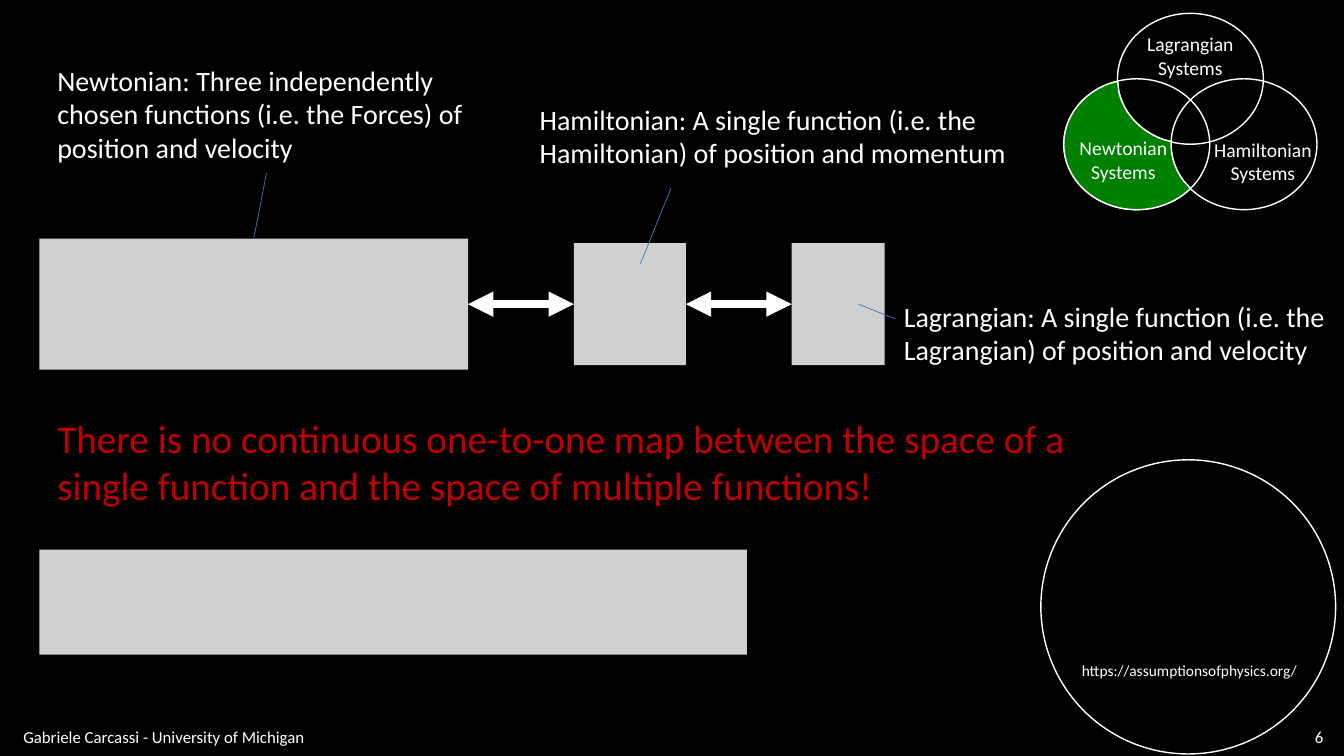
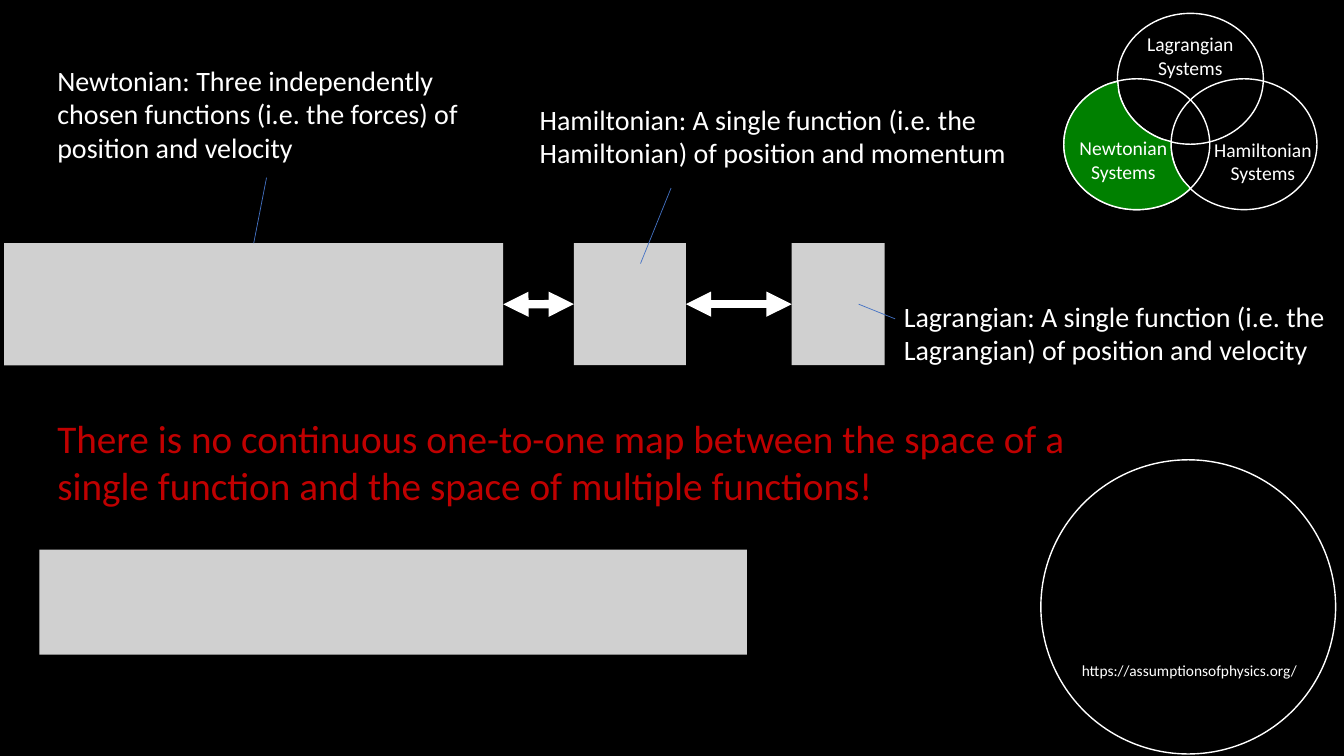
Before and after one commit to assumptionsofphysics/slides, a slide deck: slide 6 of BookCompanions-v2/RP-Class-1.pptx. Drawn at 1344x756 pixels with LibreOffice and Linux fonts; fonts in the diff are those of the drawing; grey boxes stand for pictures; background and template pictures are left out. Boxes give left, top, right and bottom in pixels: in the first picture for what was removed or moved away, otherwise in the second. Text is boxed around its words. In the diff, an @@ line names an element or a change of style, - is before the commit and + after.

```diff
--- a/BookCompanions-v2/RP-Class-1.pptx
+++ b/BookCompanions-v2/RP-Class-1.pptx
@@ text at bbox=[57, 71, 457, 163]: text changed @@
-Newtonian: Three independently chosen functions (i.e. the Forces) of position and velocity
+Newtonian: Three independently chosen functions (i.e. the forces) of position and velocity
@@ line moved from (266, 173) - (254, 239) to (266, 177) - (254, 243) @@
@@ picture: place and size @@
-picture at bbox=[39, 239, 468, 370]
+picture at bbox=[4, 243, 503, 365]
@@ double arrow moved from (468, 304) - (574, 304) to (503, 304) - (574, 304) @@
@@ text removed at bbox=[23, 731, 304, 746] @@
-Gabriele Carcassi - University of Michigan
@@ page number removed at bbox=[1315, 731, 1323, 743] @@
-6
```
Also in this commit, not shown: 14 other slides changed, 1 slide added, 1 other file.
